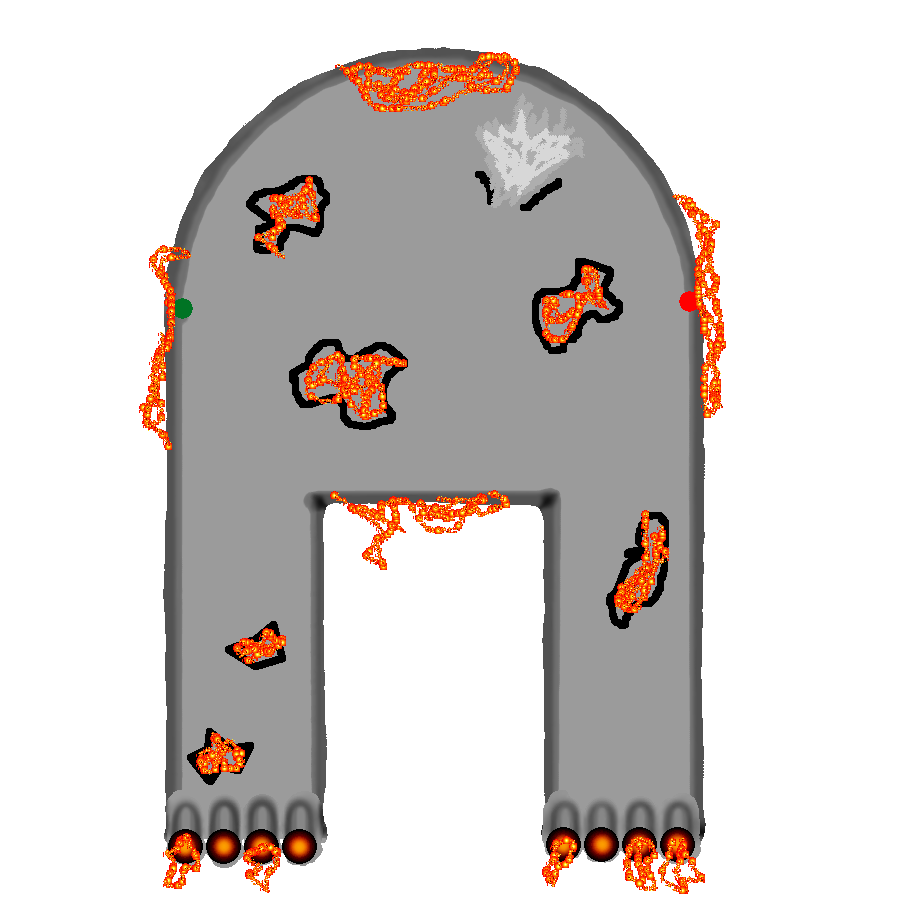
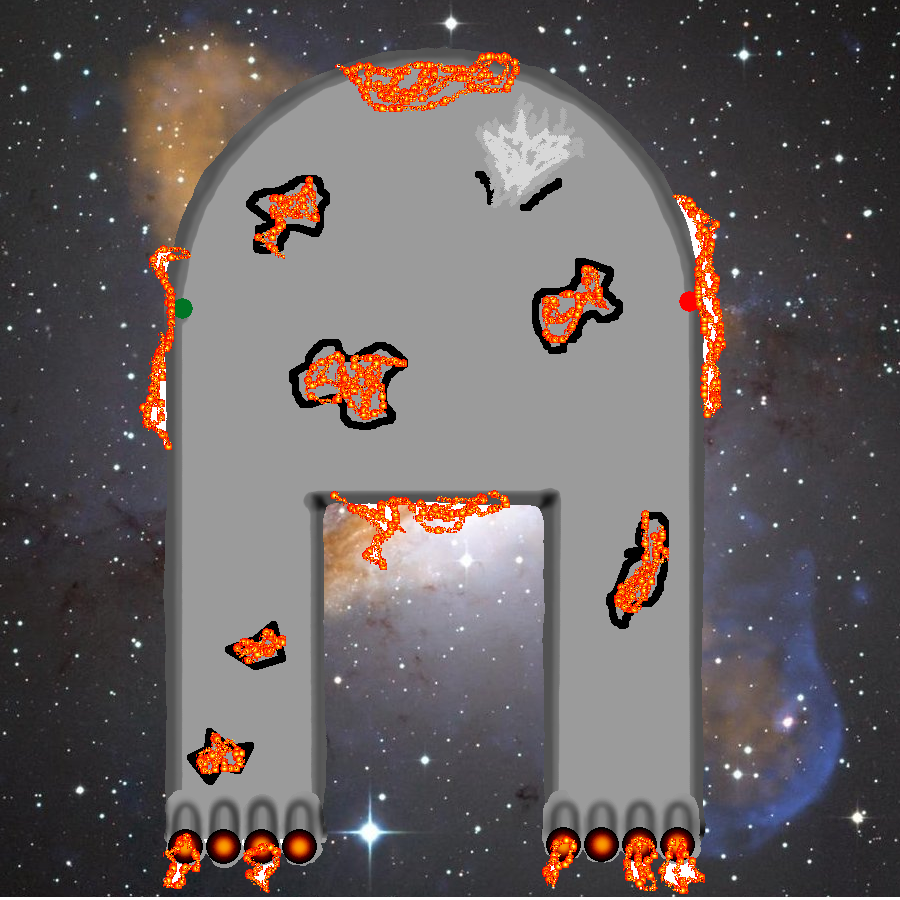
The second 900 × 900 image is a revision of the first. Changes to its layers:
added layer "dead ship background.png" over box(0, 0, 900, 897)
